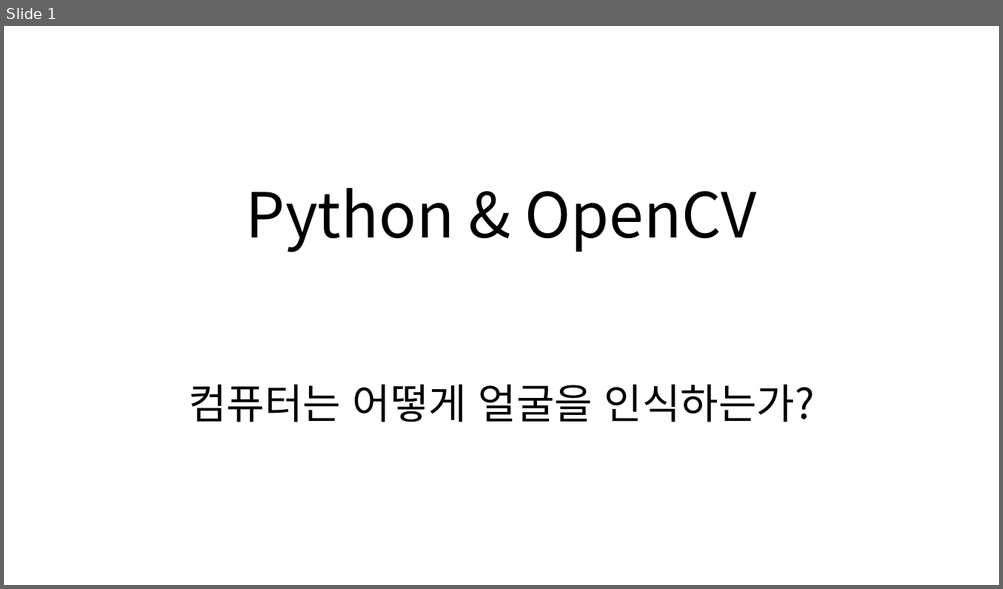
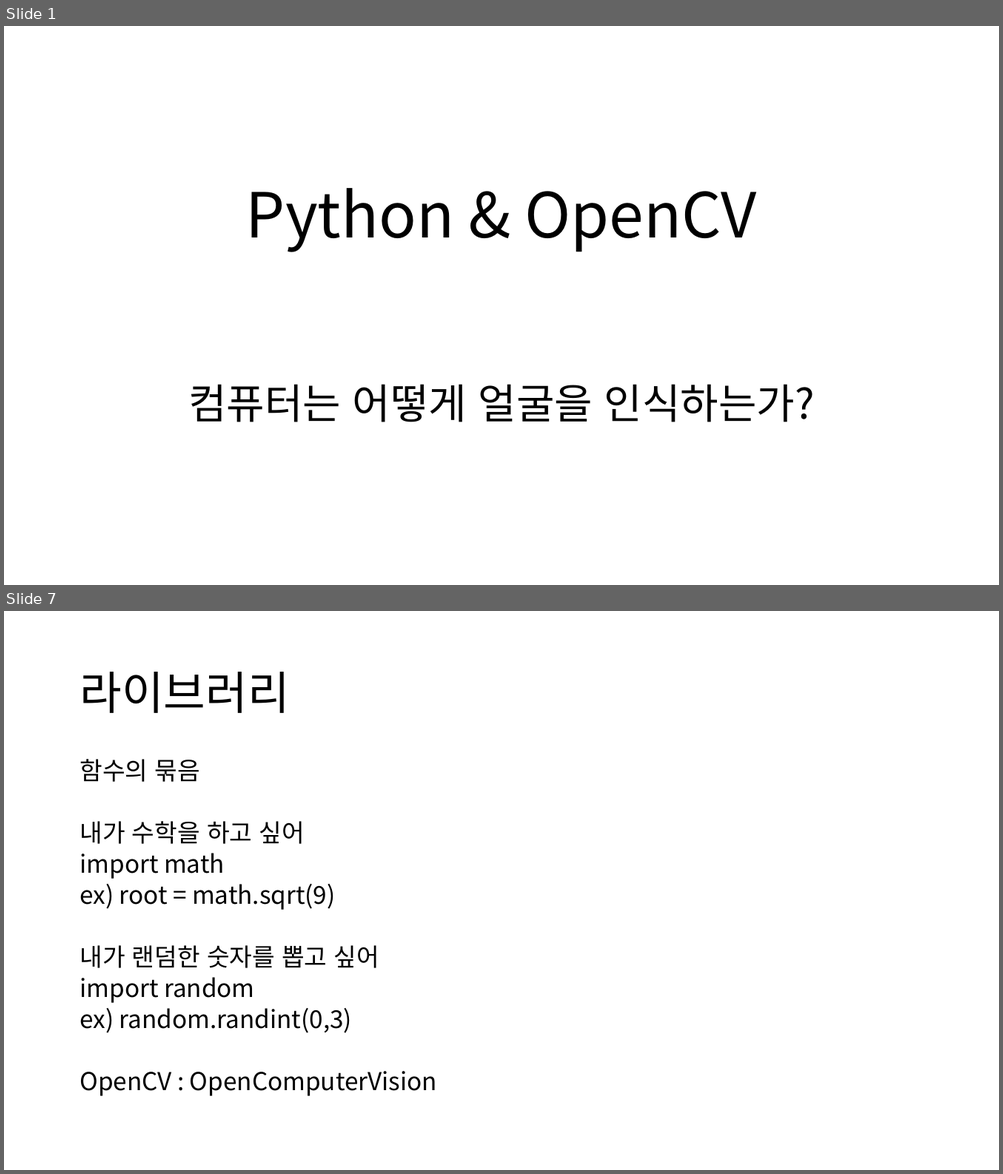
Before and after one commit to SeongYil/ym, a slide deck: 3주차/3주차.pptx. Shown one above the other, each under a label of ours: slide 1 before the commit, slides 1 and 7 after it; the slides between them are not shown. The pictures are 1003x589 and 1003x1174 pixels, drawn with LibreOffice and Linux fonts; fonts in the diff are those of the drawing. Boxes give left, top, right and bottom in pixels: in the first picture for what was removed or moved away, otherwise in the second. Text is boxed around its words. In the diff, an @@ line names an element or a change of style, - is before the commit and + after.

```diff
--- a/3주차/3주차.pptx
+++ b/3주차/3주차.pptx
@@ slide 7 added at bbox=[4, 611, 999, 1170], background #FFFFFF @@
@@ title added at bbox=[79, 672, 289, 713], 44 pt, text #000000 @@
+라이브러리
@@ text added at bbox=[79, 759, 437, 1096], 23.8 pt, text #000000 @@
+함수의 묶음
+내가 수학을 하고 싶어
+import math
+ex) root = math.sqrt(9)
+내가 랜덤한 숫자를 뽑고 싶어
+import random
+ex) random.randint(0,3)
+OpenCV : OpenComputerVision
```
Also in this commit, not shown: 6 other slides added, 7 other files.
